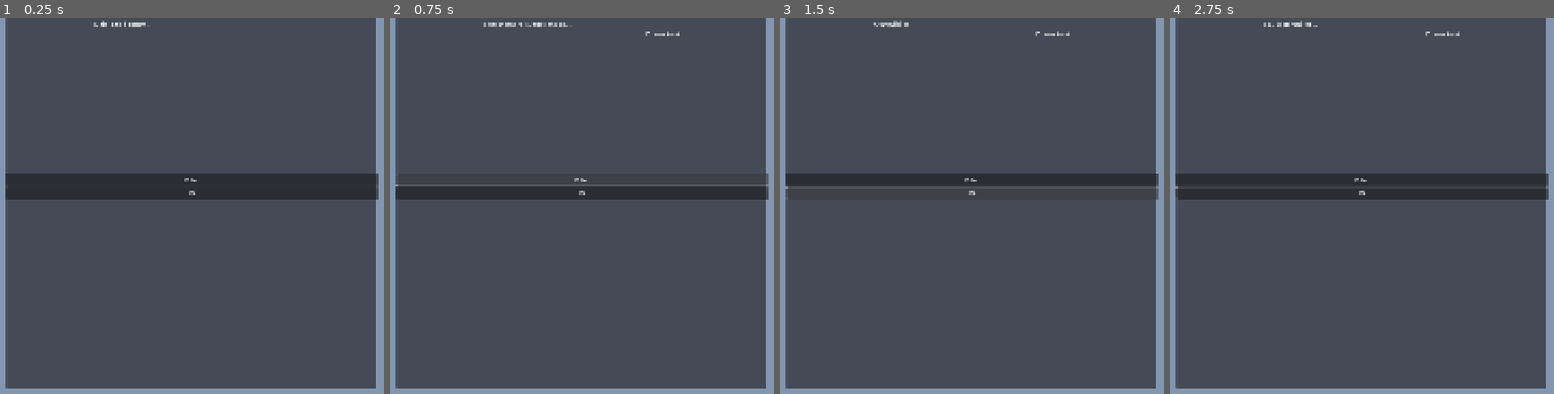
Above: before the commit, frames 1-4 (left to right).
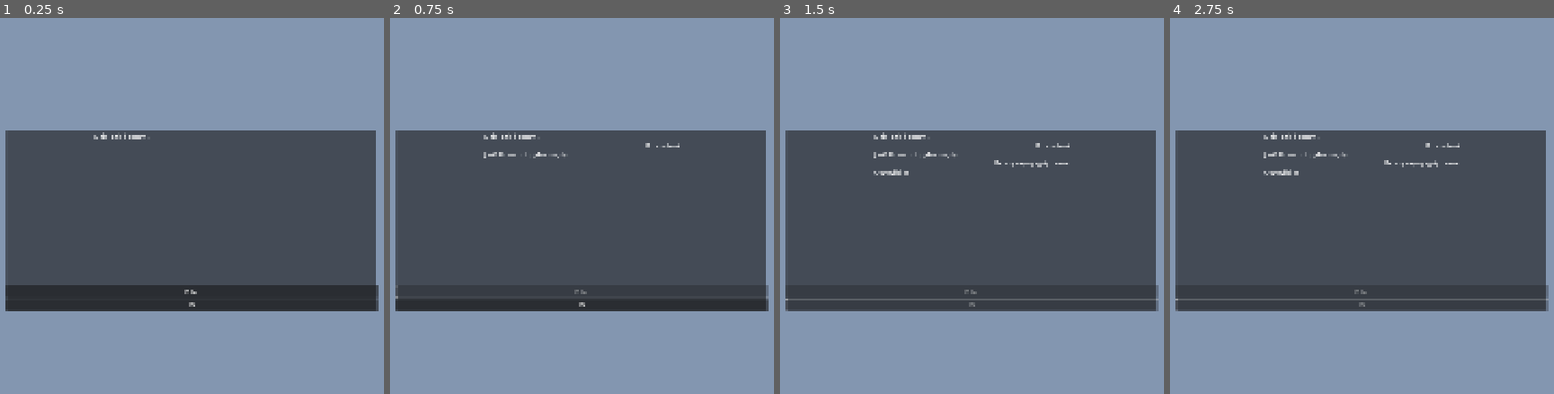
Above: after the commit, the same moments.

Repository: W00jo/bilet-na-wschod
Game: Godot game, scene res://Scenes/test_dialogue.tscn
Same seed, same stepped clock (60 frames per second), same inputs: the game is played once before the commit and once after it. This scene is started directly instead of the project's main scene.
Inputs (mouse positions are in pixels of both pictures, inside the frame that each line leads up to):
- Up to frame 1 (0.25 s): no input
- Up to frame 2 (0.75 s): click "Bilet" at 0.5 s
- Up to frame 3 (1.5 s): click "ID" at 1.25 s
- Up to frame 4 (2.75 s): tap Enter at 2 s; move the mouse to (1530, 198) at 2.02 s; hold D (Right) from 2.03 s (still down); tap E (Dialogue) at 2.1 s; click (1530, 198) at 2.17 s

The runs differ from the first frame. In frame 1, 62% of the frame differs, in the area x 1-99%, y 0-99%; in frame 2, 56%; in frame 3, 53%; in frame 4, 55%.

Commit message:
Further testing of dialogue options
+ buttons are one-time pressable only
+ dialogue shows up properly, according to NPCs personality and players chosen dialogue option/command button.

Diff:
--- a/Scenes/test_dialogue.tscn
+++ b/Scenes/test_dialogue.tscn
@@ -14,8 +14,9 @@
 [node name="Panel" type="Panel" parent="."]
 layout_mode = 0
 offset_left = 433.0
+offset_top = 299.0
 offset_right = 1420.0
-offset_bottom = 987.0
+offset_bottom = 779.0
 
 [node name="RichTextLabel" type="RichTextLabel" parent="Panel"]
 layout_mode = 0
@@ -28,9 +29,9 @@
 [node name="VBoxContainer" type="VBoxContainer" parent="."]
 layout_mode = 0
 offset_left = 433.0
-offset_top = 414.0
+offset_top = 713.0
 offset_right = 1425.0
-offset_bottom = 488.0
+offset_bottom = 787.0
 
 [node name="Bilet" type="Button" parent="VBoxContainer"]
 layout_mode = 2
--- a/Scripts/test_dialogue.gd
+++ b/Scripts/test_dialogue.gd
@@ -5,7 +5,7 @@
 		"greetings": ["Dzień dobry!", "Czołem Panie konduktorze!"],
 		"ticket_yes": ["Proszę oto bilet, proszę Pana."],
 		"ticket_no": ["O nie... chyba mi wypadł..."],
-		"id_yes": ["Proszę bardzo. [P] Wszystko się zgadza, mam nadzieję?"],
+		"id_yes": ["Proszę bardzo. Wszystko się zgadza, mam nadzieję?"],
 		"id_no": ["Chyba został w innych spodniach..."]
 	},
 	"rude": {
@@ -26,26 +26,30 @@
 
 var dialogue_box: RichTextLabel
 var personality: String
+var bilet_button: Button
+var id_button: Button
 
 func _ready():
 	dialogue_box = $Panel/RichTextLabel
-	# Przy starcie sceny powinno wybierać losowo osbowość :3
+	bilet_button = $VBoxContainer/Bilet
+	id_button = $VBoxContainer/Id
 	var personalities = ["polite", "rude", "fraidy"]
 	personality = personalities.pick_random()
-	# "greetings" używa tylko na starcie
 	var greeting = dialogue[personality]["greetings"].pick_random()
-	dialogue_box.text = "[left]" + greeting + "[/left]"
+	dialogue_box.text = "[left]%s[/left]" % greeting
 
 func _on_bilet_pressed():
 	var yes_or_no = ["ticket_yes", "ticket_no"].pick_random()
 	var npc_text = dialogue[personality][yes_or_no].pick_random()
 	var player_text = "Proszę bilet"
-	dialogue_box.text = "[left]%s[/left]\n[right]%s[/right]" % [npc_text, player_text]
+	dialogue_box.text += "\n[right]%s[/right]\n[left]%s[/left]" % [player_text, npc_text]
+	bilet_button.disabled = true
 	print("Bilet pressed, personality:", personality, "key:", yes_or_no, "npc:", npc_text)
 
 func _on_id_pressed():
 	var yes_or_no = ["id_yes", "id_no"].pick_random()
 	var npc_text = dialogue[personality][yes_or_no].pick_random()
-	var player_text = "Proszę bilet"
-	dialogue_box.text = "[left]%s[/left]\n[right]%s[/right]" % [npc_text, player_text]
-	print("Bilet pressed, personality:", personality, "key:", yes_or_no, "npc:", npc_text)
+	var player_text = "Proszę się wylegitymować"
+	dialogue_box.text += "\n[right]%s[/right]\n[left]%s[/left]" % [player_text, npc_text]
+	id_button.disabled = true
+	print("ID pressed, personality:", personality, "key:", yes_or_no, "npc:", npc_text)
